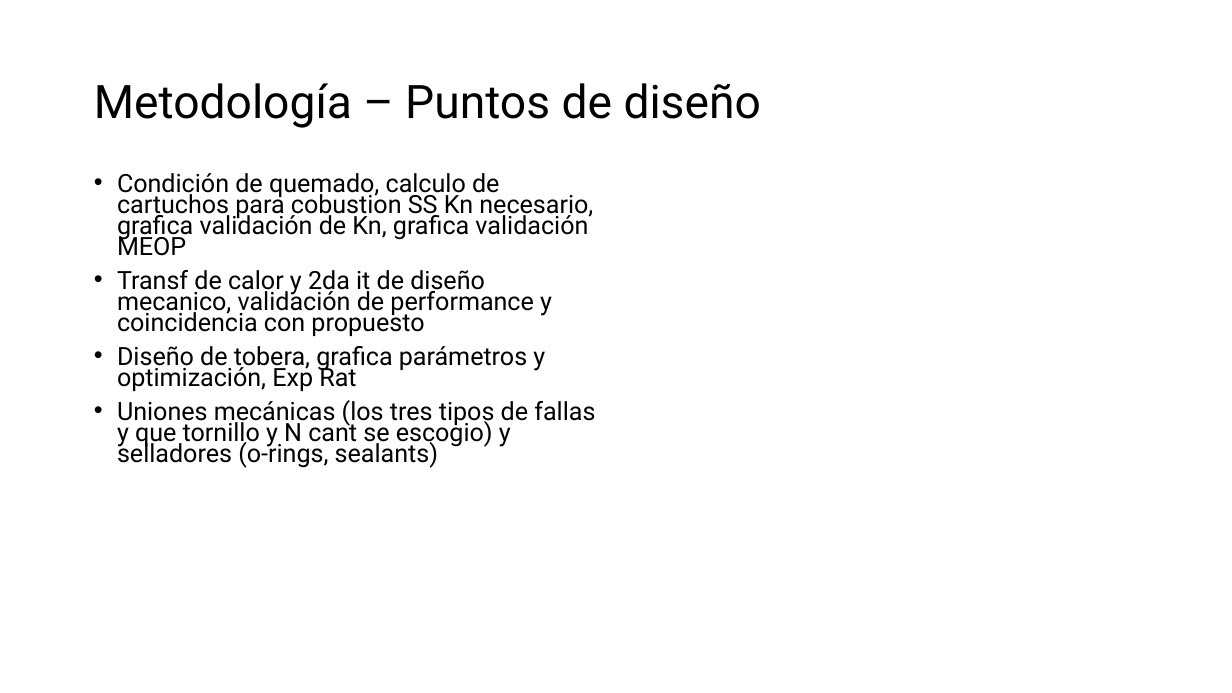
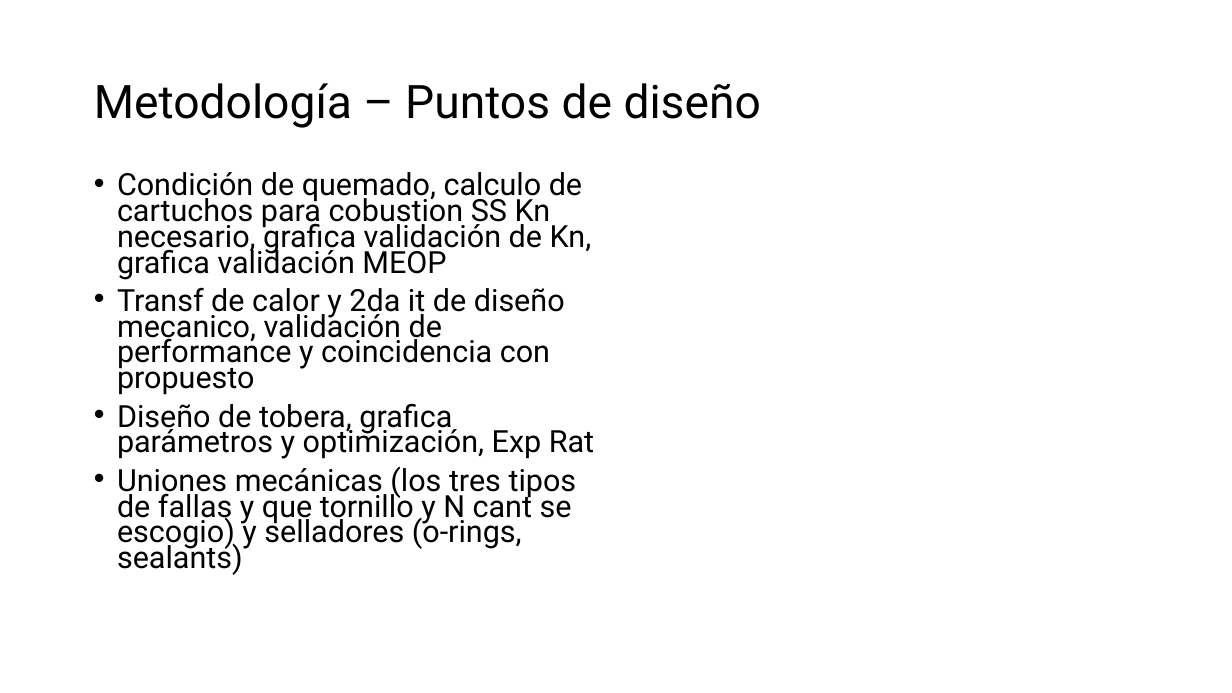
Before and after one commit to Archimedean2345/The-thermal-repository, a slide deck: slide 43 of PIAE2-Presentacion Tecnica.pptx. Drawn at 1232x693 pixels with LibreOffice and Linux fonts; fonts in the diff are those of the drawing. Boxes give left, top, right and bottom in pixels: in the first picture for what was removed or moved away, otherwise in the second. Text is boxed around its words. In the diff, an @@ line names an element or a change of style, - is before the commit and + after.

```diff
--- a/PIAE2-Presentacion Tecnica.pptx
+++ b/PIAE2-Presentacion Tecnica.pptx
@@ text "Condición de quemado, calculo de ..." at bbox=[117, 172, 594, 575]: size 19.6 to 23.8 pt @@
```
Also in this commit, not shown: 13 other slides changed, 1 slide added, 1 slide removed.
